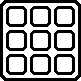
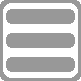
Layered file, before and after one edit (81px x 81px). Changes by layer:
added layer "Pasted Layer" above "Layer" over [0, 0, 81, 81]
hid "Layer", painted on it over [0, 0, 81, 81]
